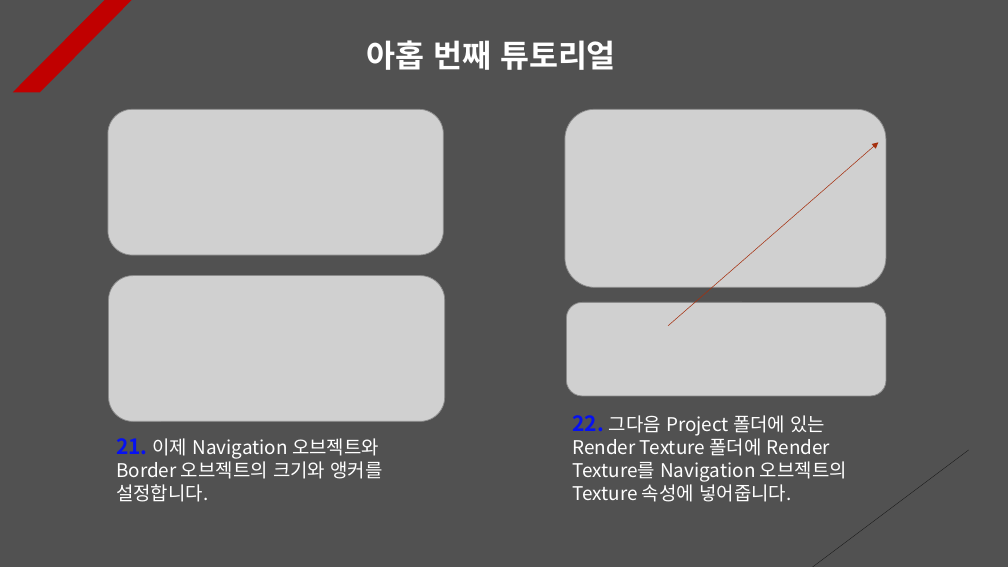
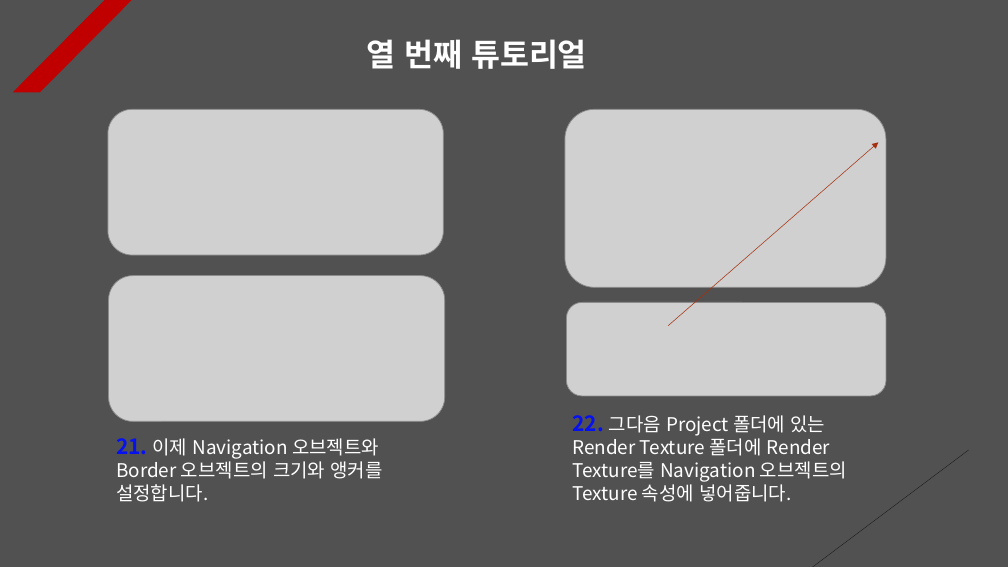
Before and after one commit to Unity2033/3D-UnityEngine, a slide deck: slide 12 of Assets/Class/Rotation/PPT Data/Rotation Example.pptx. Drawn at 1008x567 pixels with LibreOffice and Linux fonts; fonts in the diff are those of the drawing; grey boxes stand for pictures. Boxes give left, top, right and bottom in pixels: in the first picture for what was removed or moved away, otherwise in the second. Text is boxed around its words. In the diff, an @@ line names an element or a change of style, - is before the commit and + after.

```diff
--- a/Assets/Class/Rotation/PPT Data/Rotation Example.pptx
+++ b/Assets/Class/Rotation/PPT Data/Rotation Example.pptx
@@ text at [367,39,587,69]: text changed @@
-아홉 번째 튜토리얼
+열 번째 튜토리얼
```
Also in this commit, not shown: 6 other slides changed, 21 other files.
